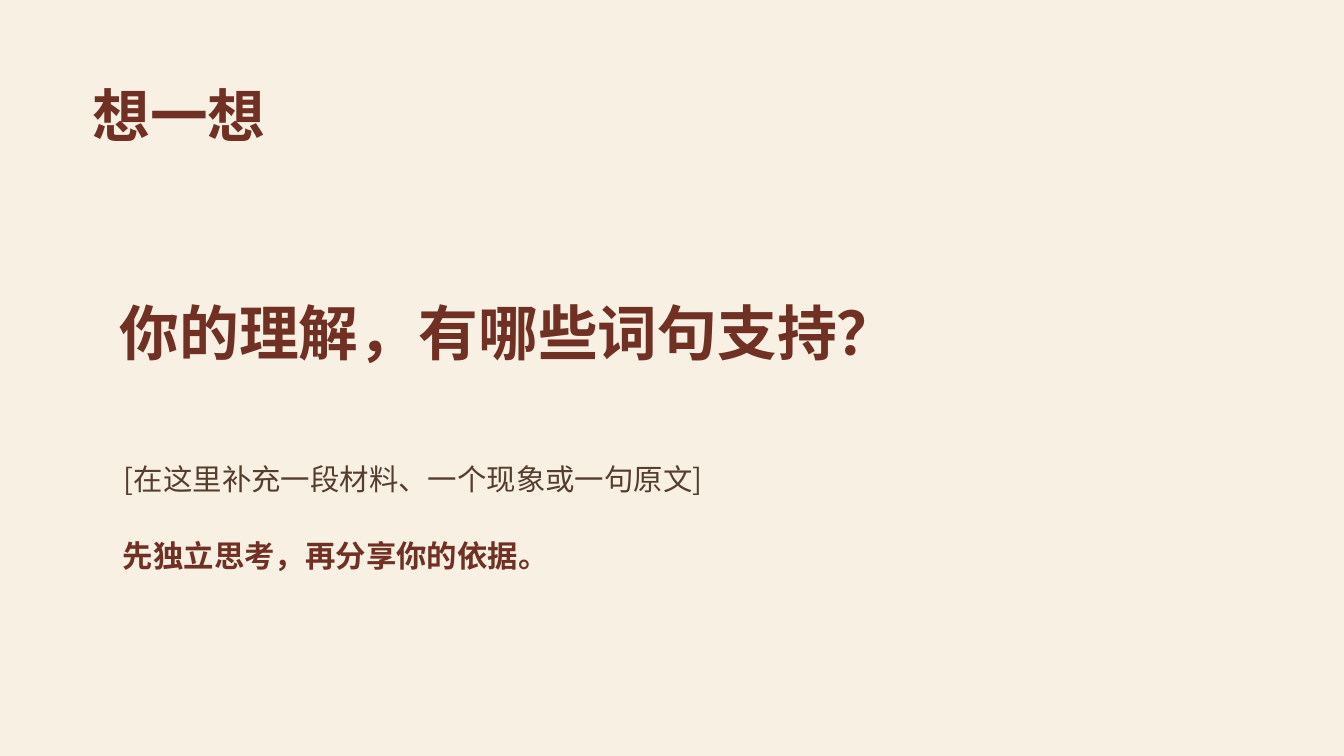
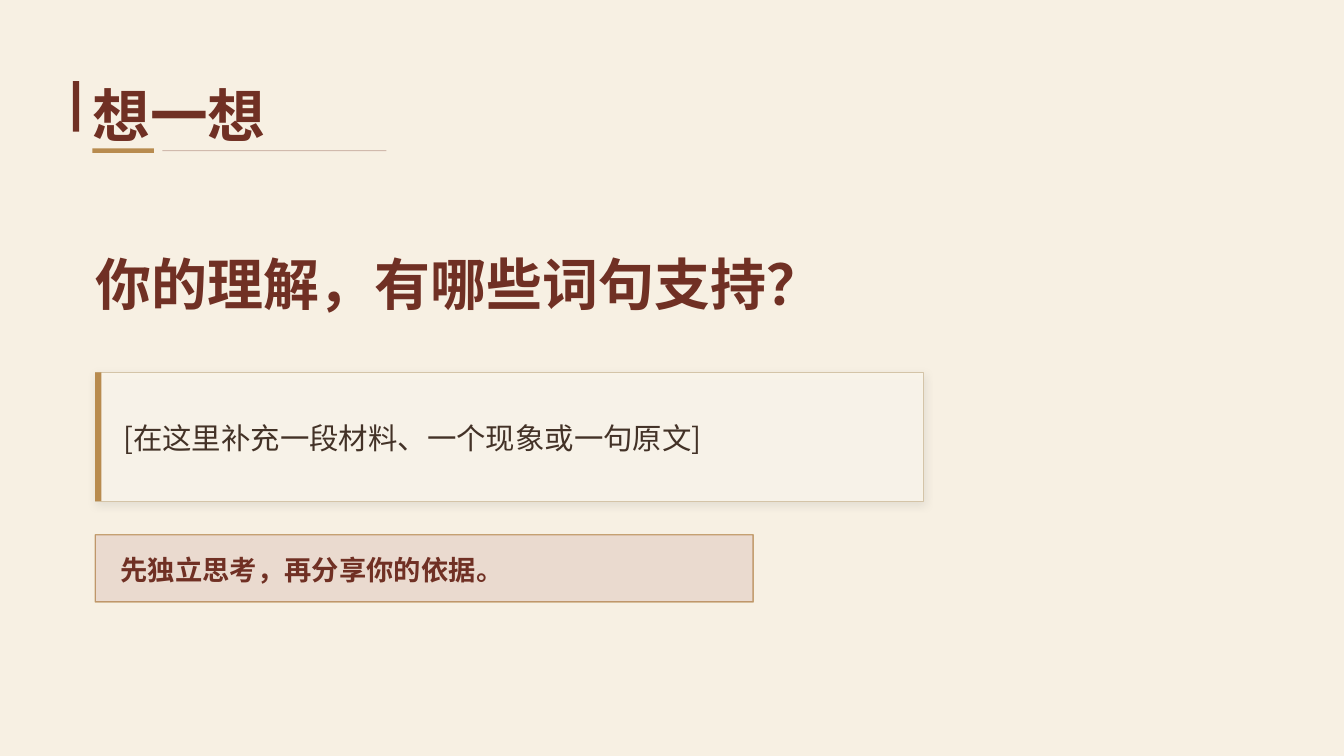
Before and after one commit to Daylily-Huang/Work-skills, a slide deck: slide 3 of skills/teacher-ppt/assets/templates/T15_水墨书院课堂.pptx. Drawn at 1344x756 pixels with LibreOffice and Linux fonts; fonts in the diff are those of the drawing; background and template pictures are left out. Boxes give left, top, right and bottom in pixels: in the first picture for what was removed or moved away, otherwise in the second. Text is boxed around its words. In the diff, an @@ line names an element or a change of style, - is before the commit and + after.

```diff
--- a/skills/teacher-ppt/assets/templates/T15_水墨书院课堂.pptx
+++ b/skills/teacher-ppt/assets/templates/T15_水墨书院课堂.pptx
@@ rectangle added at (73,82,79,132), fill #703024 @@
@@ rectangle added at (93,148,154,152), fill #B88B4F @@
@@ rectangle added at (162,150,386,151), fill #703024 at 28% opacity @@
@@ text "你的理解，有哪些词句支持？": place and size @@
-text "你的理解，有哪些词句支持？" at (120,304,897,363)
+text "你的理解，有哪些词句支持？" at (95,257,822,313)
@@ text "你的理解，有哪些词句支持？" at (95,257,822,313): size 42.8 to 40 pt @@
@@ rectangle added at (95,372,924,501), fill #FBF6EC at 86% opacity, outline #D4C4A8 0.8 pt @@
@@ rectangle added at (95,372,101,501), fill #B88B4F @@
@@ text "[在这里补充一段材料、一个现象或一句原文]": place and size @@
-text "[在这里补充一段材料、一个现象或一句原文]" at (124,465,702,495)
+text "[在这里补充一段材料、一个现象或一句原文]" at (123,424,701,454)
@@ text "[在这里补充一段材料、一个现象或一句原文]" at (123,424,701,454): text colour #563E2F to #433227 @@
@@ rectangle added at (95,535,753,603), fill #FBF6EC at 90% opacity, outline #B88B4F 1 pt @@
@@ rectangle added at (95,535,753,603), fill #8C3B2B at 14% opacity @@
@@ text "先独立思考，再分享你的依据。": place and size @@
-text "先独立思考，再分享你的依据。" at (123,541,549,571)
+text "先独立思考，再分享你的依据。" at (120,556,503,584)
@@ text "先独立思考，再分享你的依据。" at (120,556,503,584): size 21.8 to 19.5 pt @@
```
Also in this commit, not shown: 4 other slides changed, 23 other files.
